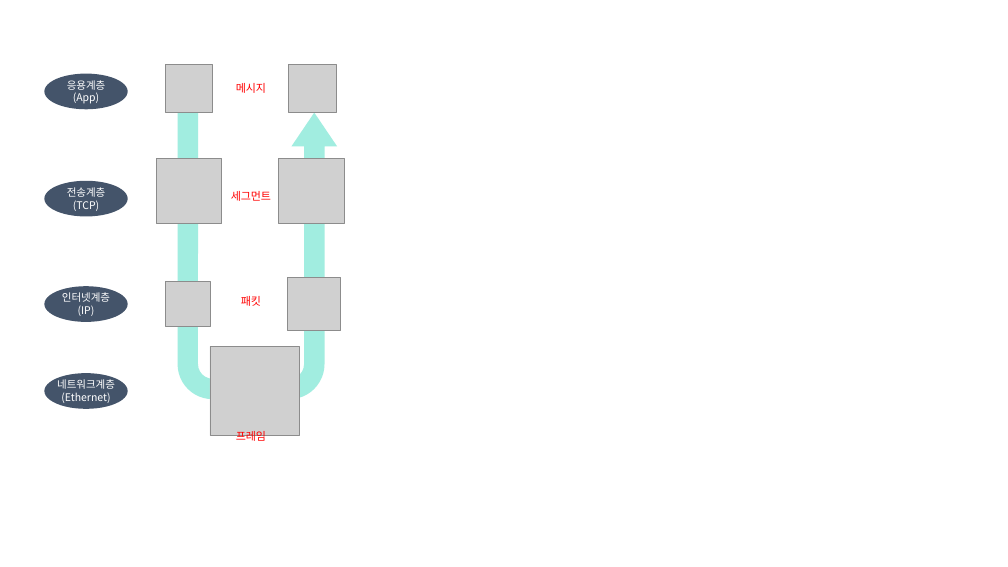
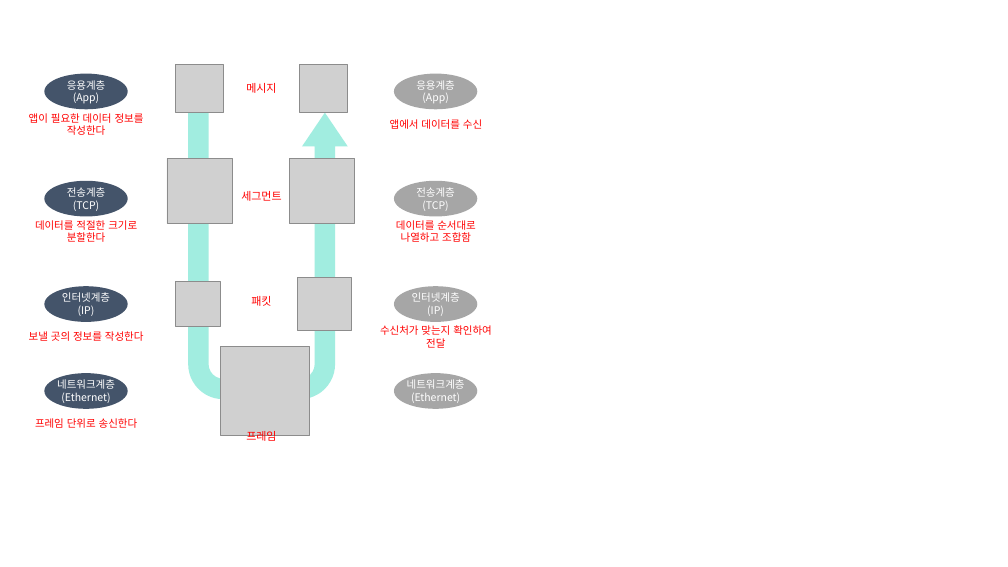
Before and after one commit to siwon-park/cs-study-for-interview, a slide deck: slide 2 of 네트워크/네트워크_이미지.pptx. Drawn at 1008x567 pixels with LibreOffice and Linux fonts; fonts in the diff are those of the drawing; grey boxes stand for pictures. Boxes give left, top, right and bottom in pixels: in the first picture for what was removed or moved away, otherwise in the second. Text is boxed around its words. In the diff, an @@ line names an element or a change of style, - is before the commit and + after.

```diff
--- a/네트워크/네트워크_이미지.pptx
+++ b/네트워크/네트워크_이미지.pptx
@@ ellipse added at box(394, 73, 477, 109), fill #A6A6A6, 10 pt, text #FFFFFF @@
+응용계층
+(App)
@@ text added at box(29, 113, 144, 135), 10 pt, text #FF0000 @@
+앱이 필요한 데이터 정보를 작성한다
@@ 7 pictures, 4 texts, 1 uturn arrow: place and size @@
-7 pictures, 4 texts, 1 uturn arrow at box(157, 65, 345, 444)
+7 pictures, 4 texts, 1 uturn arrow at box(167, 65, 355, 444)
@@ text added at box(390, 119, 482, 129), 10 pt, text #FF0000 @@
+앱에서 데이터를 수신
@@ ellipse added at box(394, 181, 477, 216), fill #A6A6A6, 10 pt, text #FFFFFF @@
+전송계층
+(TCP)
@@ text added at box(35, 220, 137, 242), 10 pt, text #FF0000 @@
+데이터를 적절한 크기로 분할한다
@@ text added at box(396, 220, 476, 242), 10 pt, text #FF0000 @@
+데이터를 순서대로 나열하고 조합함
@@ ellipse added at box(394, 287, 477, 322), fill #A6A6A6, 10 pt, text #FFFFFF @@
+인터넷계층
+(IP)
@@ text added at box(380, 325, 492, 348), 10 pt, text #FF0000 @@
+수신처가 맞는지 확인하여 전달
@@ text added at box(29, 331, 144, 341), 10 pt, text #FF0000 @@
+보낼 곳의 정보를 작성한다
@@ ellipse added at box(394, 374, 477, 409), fill #A6A6A6, 10 pt, text #FFFFFF @@
+네트워크계층
+(Ethernet)
@@ text added at box(35, 418, 138, 428), 10 pt, text #FF0000 @@
+프레임 단위로 송신한다
```
Also in this commit, not shown: 2 other files.
